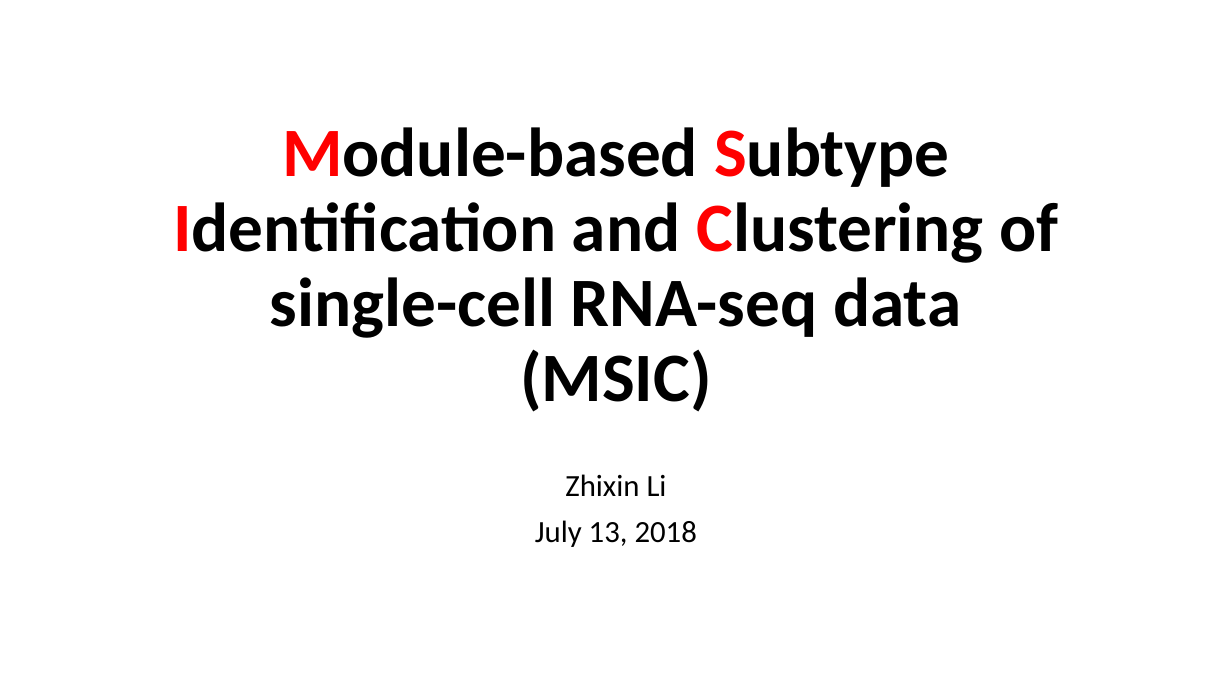
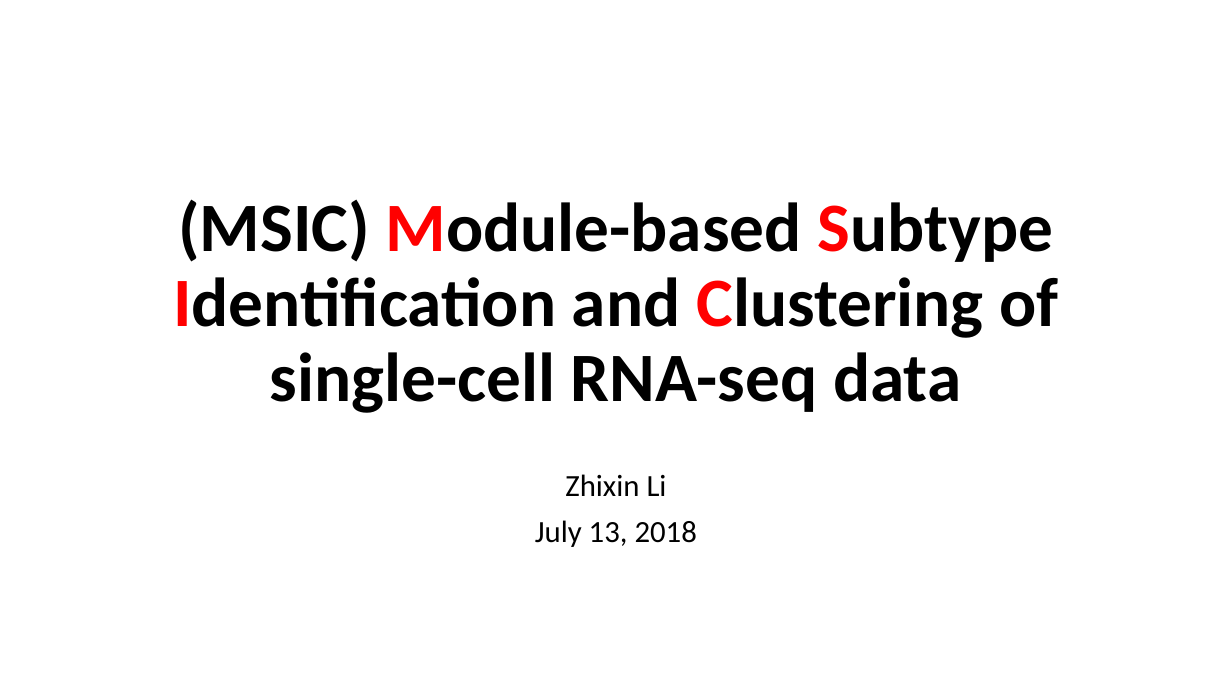
Before and after one commit to leezx/GBSI, a slide deck: slide 1 of MSIC.pptx. Drawn at 1232x693 pixels with LibreOffice and Linux fonts; fonts in the diff are those of the drawing. Boxes give left, top, right and bottom in pixels: in the first picture for what was removed or moved away, otherwise in the second. Text is boxed around its words. In the diff, an @@ line names an element or a change of style, - is before the commit and + after.

```diff
--- a/MSIC.pptx
+++ b/MSIC.pptx
@@ title at (173, 199, 1058, 413): text changed @@
-Module-based Subtype Identification and Clustering of single-cell RNA-seq data
-(MSIC)
+(MSIC) Module-based Subtype Identification and Clustering of single-cell RNA-seq data
```
Also in this commit, not shown: 3 other slides changed, 15 slides added, 10 other files.
